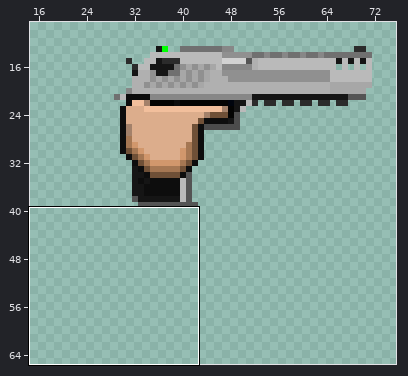
Two versions of one sprite sheet, src/domain/resources/images/weapons/pistols/deagle/reload/08.png. Above: a wide view before the commit, with the close-up outlined.
Close-up. Before:
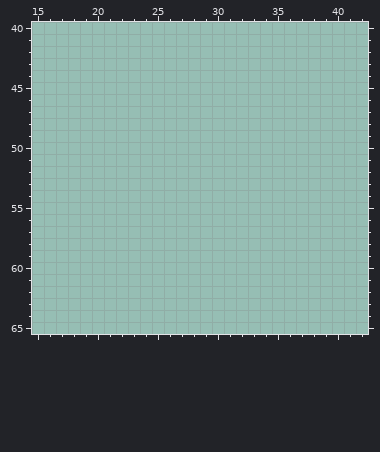
The file is 100x76 pixels. Colours within 5 levels of each other are drawn and written as one. Shown: x 15..42, y 40..65. The wide view leaves out empty margins.
Palette (. is transparent): 
The same view after the edit:
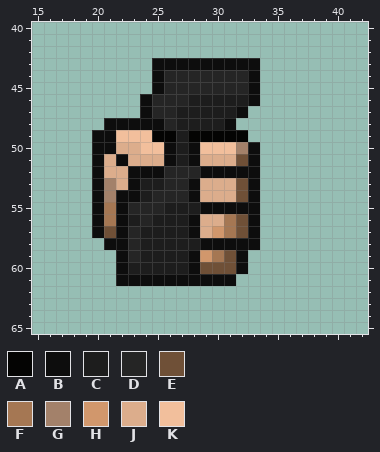
Colours new in this view: A #040403  B #0d0d0d  C #1d1d1d  D #252525  E #6f5037  F #a57753  G #a3816a  H #d1976c  J #dcad8c  K #f2bf9c
What changed:
The author put colour A in row 49 at x 25 to 26 and 28 to 32.
The author put colour B in row 43 at x 25 to 33; in rows 44 to 45 at x 25 and 33; in row 46 at x 24 and 33; in row 47 at x 24 and 32; in row 48 at x 21 to 25 and 31; in row 49 at x 20 to 21.
The author put colour B in row 50 at x 20 to 21, 26, 28 and 33; in row 51 at x 20, 22, 26, 28 and 33; in row 52 at x 20, 23 to 25 and 29 to 33; in row 53 at x 20, 23, 28 and 33; in row 54 at x 20, 22 to 23, 28 and 33; in row 55 at x 20, 22 and 29 to 33.
The author put colour B in rows 56 to 57 at x 20, 22, 28 and 33; in row 58 at x 21 to 22 and 29 to 33; in rows 59 to 60 at x 22, 28 and 32; in row 61 at x 22 to 31.
The author put colour C in row 46 at x 28 to 32; in row 47 at x 27 to 31; in row 48 at x 27 to 30; in rows 49 to 51 at x 27; in row 53 at x 24 to 25; in row 54 at x 24.
The author put colour C in row 55 at x 26 to 28; in row 56 at x 23 and 25 to 27; in row 57 at x 24 to 27; in row 58 at x 24 to 28; in row 59 at x 24 to 27; in row 60 at x 23 to 27.
The author put colour D in rows 44 to 45 at x 26 to 32; in row 46 at x 25 to 27; in row 47 at x 25 to 26; in row 48 at x 26; in row 52 at x 26 to 28; in row 53 at x 26 to 27.
The author put colour D in row 54 at x 25 to 27; in row 55 at x 23 to 25; in row 56 at x 24; in rows 57 to 59 at x 23.
The author put colour E in row 51 at x 32; in rows 53 to 54 at x 32; in row 56 at x 32; in row 57 at x 21 and 32; in row 59 at x 31; in row 60 at x 29 to 31.
The author put colour F in row 55 at x 21; in row 56 at x 21 and 31; in row 57 at x 31; in row 59 at x 30.
The author put colour G in row 50 at x 32; in rows 53 to 54 at x 21.
The author put colour H in row 57 at x 30; in row 59 at x 29.
The author put colour J in row 50 at x 22 to 23; in row 51 at x 21, 23 to 25 and 29 to 31; in row 52 at x 21 to 22; in row 53 at x 22 and 29 to 31; in row 54 at x 29 to 31; in row 56 at x 29 to 30.
The author put colour J in row 57 at x 29.
The author put colour K in row 49 at x 22 to 24; in row 50 at x 24 to 25 and 29 to 31.
Boxes around the changes in both close-ups, in picture pixels (x1, y1, x2, y2):
added: (92, 58, 260, 286)
